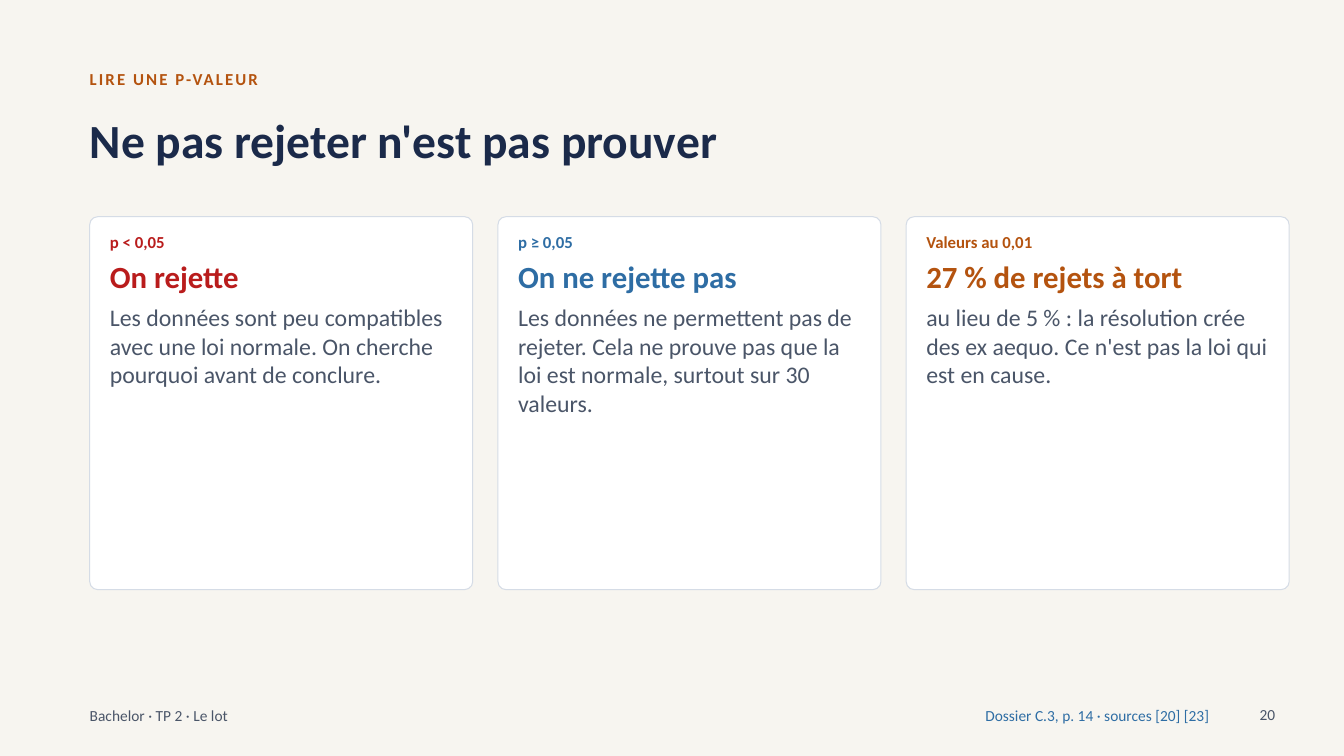
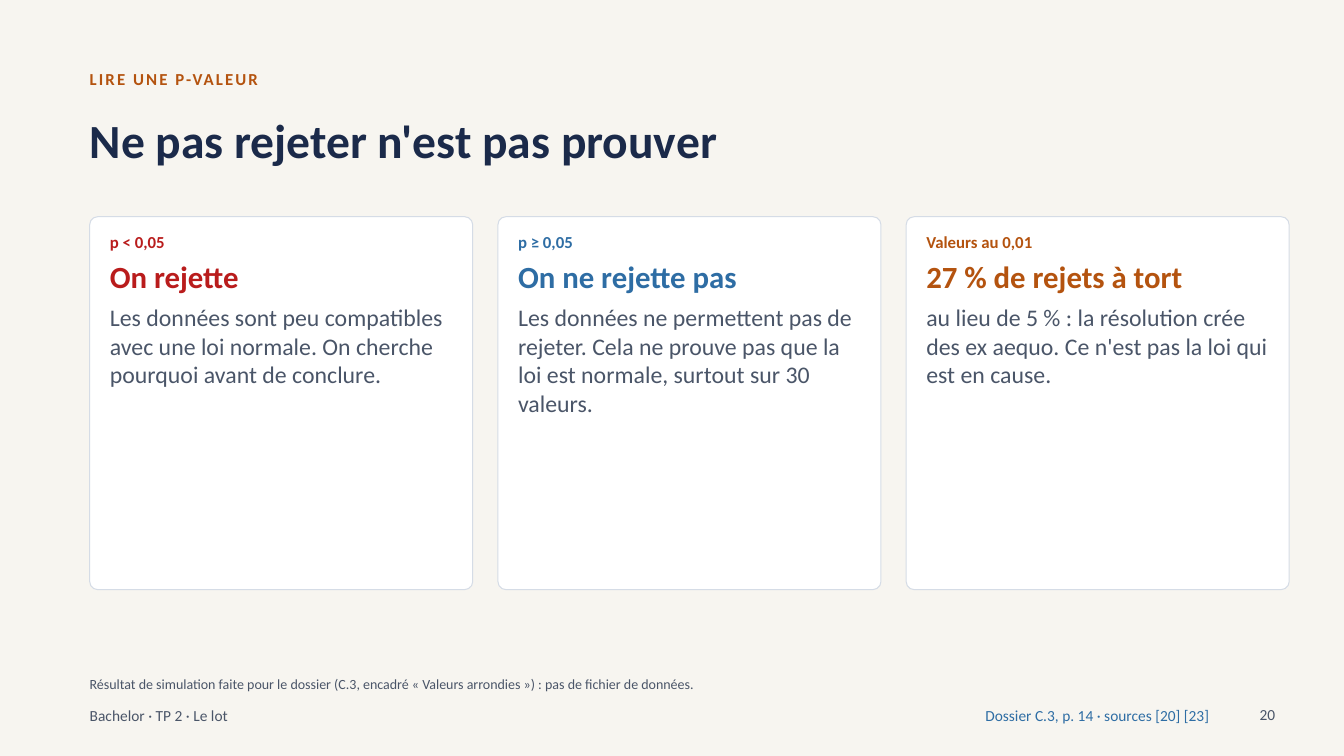
Before and after one commit to sjaubert/000_OI, a slide deck: slide 20 of SPC/Capabilite_SPC_Bachelor.pptx. Drawn at 1344x756 pixels with LibreOffice and Linux fonts; fonts in the diff are those of the drawing. Boxes give left, top, right and bottom in pixels: in the first picture for what was removed or moved away, otherwise in the second. Text is boxed around its words. In the diff, an @@ line names an element or a change of style, - is before the commit and + after.

```diff
--- a/SPC/Capabilite_SPC_Bachelor.pptx
+++ b/SPC/Capabilite_SPC_Bachelor.pptx
@@ text added at (x1=90, y1=679, x2=693, y2=692), 10 pt, text #4A5568 @@
+Résultat de simulation faite pour le dossier (C.3, encadré « Valeurs arrondies ») : pas de fichier de données.
```
Also in this commit, not shown: 23 other slides changed.
